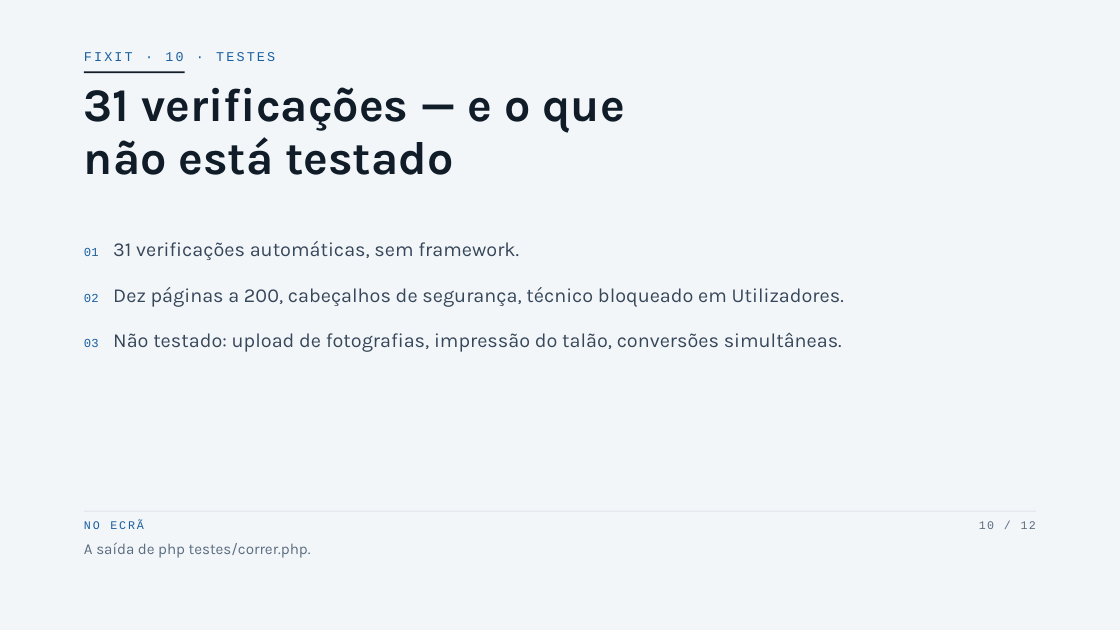
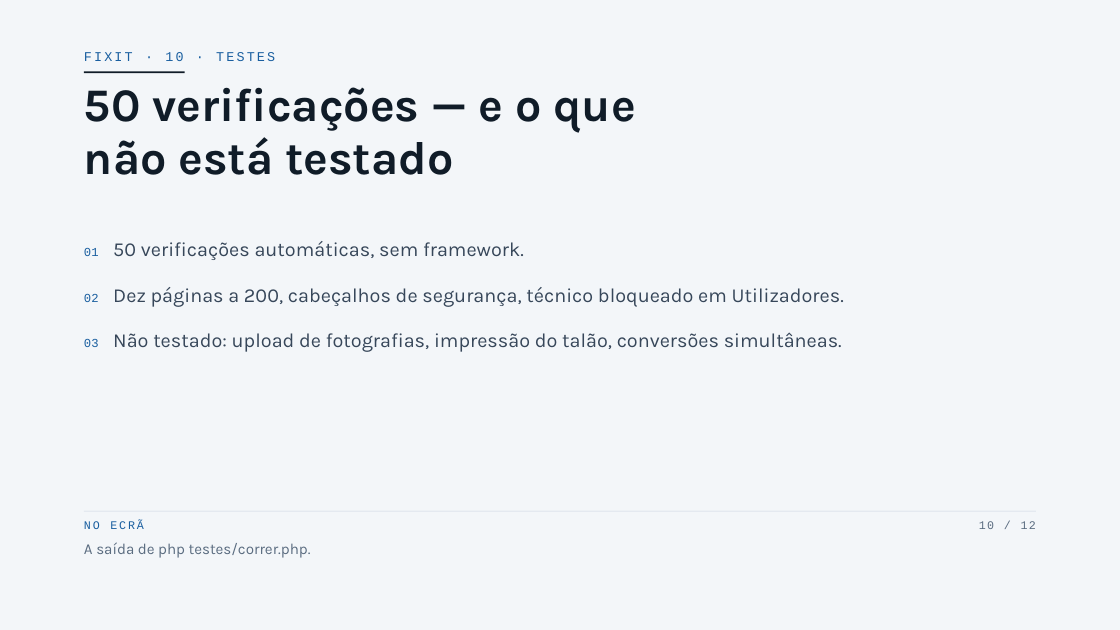
Before and after one commit to martimsilvaproj/fix-it, a slide deck: slide 10 of APRESENTACAO.pptx. Drawn at 1120x630 pixels with LibreOffice and Linux fonts; fonts in the diff are those of the drawing. Boxes give left, top, right and bottom in pixels: in the first picture for what was removed or moved away, otherwise in the second. Text is boxed around its words. In the diff, an @@ line names an element or a change of style, - is before the commit and + after.

```diff
--- a/APRESENTACAO.pptx
+++ b/APRESENTACAO.pptx
@@ text at [84, 87, 636, 133]: text changed @@
-31 verificações — e o que
+50 verificações — e o que
@@ text at [84, 241, 524, 260]: text changed @@
-01 31 verificações automáticas, sem framework.
+01 50 verificações automáticas, sem framework.
```
Also in this commit, not shown: 1 other slide changed, 11 other files.
